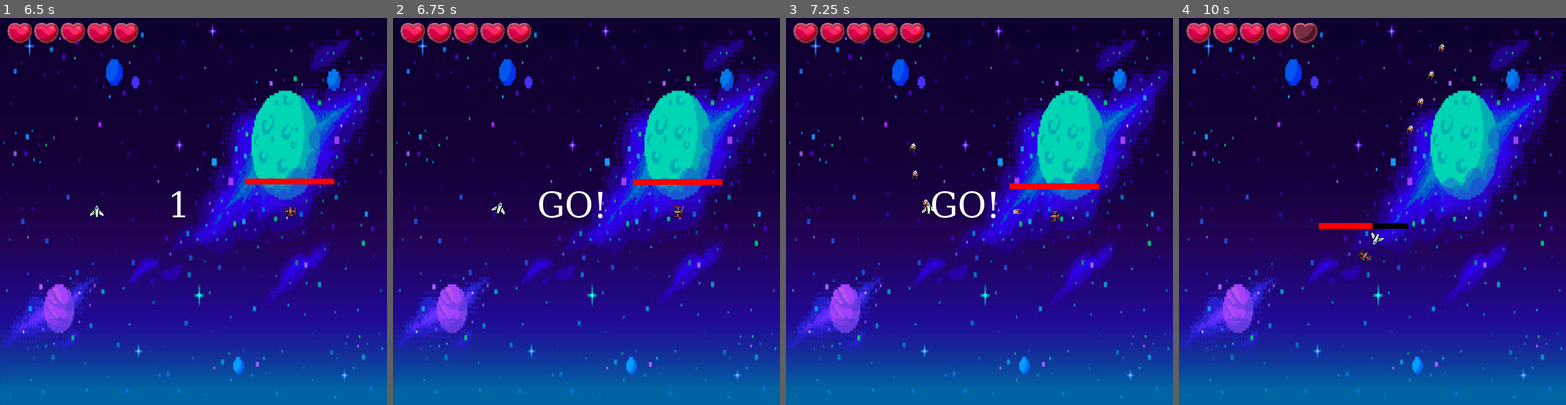
Above: before the commit, frames 1-4 (left to right).
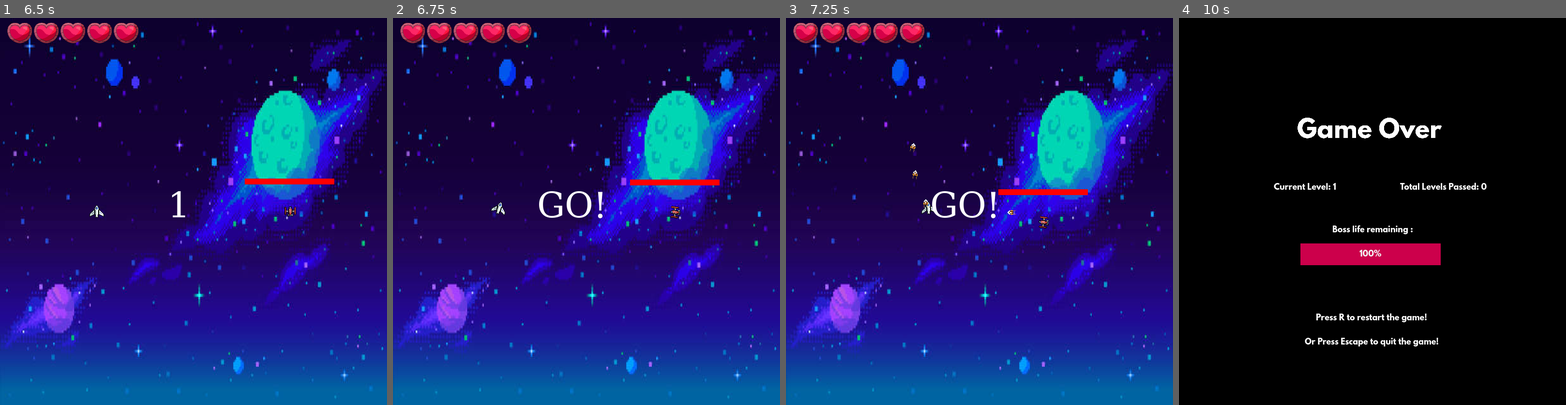
Above: after the commit, the same moments.

Repository: ChevalMonsieur/sae_projet_innov
Game: Godot game, scene res://scenes/main_menu.tscn
Same seed, same stepped clock (60 frames per second), same inputs: the game is played once before the commit and once after it.
Inputs (mouse positions are in pixels of both pictures, inside the frame that each line leads up to):
- Up to frame 1 (6.5 s): click "Play" at 0.5 s; tap Enter at 1.25, 2.75, 4.25 s; move the mouse to (278, 192) at 1.27 s; hold D 1.28-2.03 s; hold R 1.28-2.03 s; tap Space at 2, 3.5, 5 s; move the mouse to (116, 230) at 2.02 s; hold S 2.03-2.78 s; tap Z at 2.1 s; move the mouse to (232, 126) at 2.77 s; hold Q 2.78-3.53 s; hold D 2.78-4.28 s; move the mouse to (174, 288) at 3.52 s; tap R at 3.6 s; move the mouse to (309, 269) at 4.27 s; hold Z 4.28-5.03 s; hold S from 4.28 s (still down); move the mouse to (77, 153) at 5.02 s; tap Q at 5.1 s; move the mouse to (212, 211) at 5.77 s; hold R from 5.78 s (still down)
- Up to frame 2 (6.75 s): move the mouse to (528, 114) at 6.52 s; release S at 6.53 s; release R at 6.53 s; hold D from 6.53 s (still down); tap Z at 6.6 s
- Up to frame 3 (7.25 s): keep holding D
- Up to frame 4 (10 s): move the mouse to (1457, 192) at 7.27 s; hold Q 7.28-8.03 s; move the mouse to (1295, 230) at 8.02 s; tap R at 8.1 s; move the mouse to (1411, 126) at 8.77 s; release D at 8.78 s; hold Z 8.78-9.53 s; hold S from 8.78 s (still down); move the mouse to (1353, 288) at 9.52 s; tap Q at 9.6 s

Frame 1 is identical in both runs. In frame 2, 0.2% of the frame differs, in the area x 61-86%, y 41-52%; in frame 3, 0.8%; in frame 4, 100%, in the area x 0-100%, y 0-100%.
Error in both runs: Invalid access to property or key 'player' on a base object of type 'Nil'. (res://scripts/boss.gd:62)

Commit message:
game design

Diff:
--- a/projet_godot/scripts/boss.gd
+++ b/projet_godot/scripts/boss.gd
@@ -134,51 +134,85 @@
 	match GameManager.current_round:
 		1:
 			sprite.play("boss_1")
-			max_shield = 5
-			cooldown_bullet = 5
-			shield = max_shield
-			speed = 70
+			max_shield = 20
+			cooldown_bullet = 0.5
+			shield = max_shield
+			speed = 110
 			find_child("CollisionShape2D").shape.size = Vector2(4.8, 4.4)
+
 		2:
 			sprite.play("boss_2")
+			max_shield = GameManager.current_round * 15
+			cooldown_bullet = 0.5 / GameManager.current_round
+			shield = max_shield
+			speed = 100
+
+			find_child("CollisionShape2D").shape.size = Vector2(7.2, 7.8)
+
+			var lance_missile_1: LanceMissile = lance_missile_scene.instantiate()
+			var lance_missile_2: LanceMissile = lance_missile_scene.instantiate()
+			var lance_missile_3: LanceMissile = lance_missile_scene.instantiate()
+			lance_missile_1.position = Vector2(-15, -1)
+			lance_missile_2.position = Vector2(15, -1)
+			lance_missile_3.position = Vector2(15, -1)
+			lance_missile_1.timer_cooldown = 0.55
+			lance_missile_2.timer_cooldown = 0.55
+			lance_missile_3.timer_cooldown = 0.55
+			lance_missile_1.rotation_speed = 0.010
+			lance_missile_2.rotation_speed = 0.010
+			lance_missile_3.rotation_speed = 0.010
+			add_child(lance_missile_1)
+			add_child(lance_missile_2)
+			add_child(lance_missile_3)
+		3:
+			sprite.play("boss_3")
+			max_shield = GameManager.current_round * 13
+			cooldown_bullet = 5
+			shield = max_shield
+			speed = min(GameManager.current_round * 50, 130)
+
+			find_child("CollisionShape2D").shape.size = Vector2(11.2, 4.4)
+
+			var lance_missile_1: LanceMissile = lance_missile_scene.instantiate()
+			var lance_missile_2: LanceMissile = lance_missile_scene.instantiate()
+			lance_missile_1.position = Vector2(-26, -8)
+			lance_missile_2.position = Vector2(26, -8)
+			lance_missile_1.timer_cooldown = 0.5
+			lance_missile_2.timer_cooldown = 0.5
+			add_child(lance_missile_1)
+			add_child(lance_missile_2)
+		4:
+			sprite.play("boss_4")
+			cooldown_bullet = 3
 			max_shield = GameManager.current_round * 10
 			cooldown_bullet = 0.5 / GameManager.current_round
 			shield = max_shield
 			speed = 90
 
-			find_child("CollisionShape2D").shape.size = Vector2(7.2, 7.8)
-
-			var lance_missile_1: LanceMissile = lance_missile_scene.instantiate()
-			var lance_missile_2: LanceMissile = lance_missile_scene.instantiate()
-			lance_missile_1.position = Vector2(-15, -1)
-			lance_missile_2.position = Vector2(15, -1)
-			add_child(lance_missile_1)
-			add_child(lance_missile_2)
-		3:
-			sprite.play("boss_3")
-			max_shield = GameManager.current_round * 10
-			cooldown_bullet = 110
-			shield = max_shield
-			speed = min(GameManager.current_round * 50, 200)
-
-			find_child("CollisionShape2D").shape.size = Vector2(11.2, 4.4)
-
-			var lance_missile_1: LanceMissile = lance_missile_scene.instantiate()
-			var lance_missile_2: LanceMissile = lance_missile_scene.instantiate()
-			lance_missile_1.position = Vector2(-26, -8)
-			lance_missile_2.position = Vector2(26, -8)
-			lance_missile_1.timer_cooldown = 1
-			lance_missile_2.timer_cooldown = 1
-			add_child(lance_missile_1)
-			add_child(lance_missile_2)
-		4:
-			sprite.play("boss_4")
-			max_shield = GameManager.current_round * 10
-			cooldown_bullet = 0.5 / GameManager.current_round
-			shield = max_shield
-			speed = 90
-
 			find_child("CollisionShape2D").shape.size = Vector2(14.4, 17.4)
+
+			var lance_missile_1: LanceMissile = lance_missile_scene.instantiate()
+			var lance_missile_2: LanceMissile = lance_missile_scene.instantiate()
+			var lance_missile_3: LanceMissile = lance_missile_scene.instantiate()
+			lance_missile_1.position = Vector2(-30, -6)
+			lance_missile_2.position = Vector2(30, -6)
+			lance_missile_3.position = Vector2(-19, -36)
+			lance_missile_1.timer_cooldown = 3
+			lance_missile_2.timer_cooldown = 3
+			lance_missile_3.timer_cooldown = 3
+			lance_missile_1.rotation_speed = 0.013
+			lance_missile_2.rotation_speed = 0.013
+			lance_missile_3.rotation_speed = 0.013
+			add_child(lance_missile_1)
+			add_child(lance_missile_2)
+			add_child(lance_missile_3)
+		5:
+			sprite.play("boss_5")
+			cooldown_bullet = 0.2
+			max_shield = GameManager.current_round * 15
+			shield = max_shield
+			speed = 80
+			find_child("CollisionShape2D").shape.size = Vector2(14.4, 20)
 
 			var lance_missile_1: LanceMissile = lance_missile_scene.instantiate()
 			var lance_missile_2: LanceMissile = lance_missile_scene.instantiate()
@@ -188,21 +222,18 @@
 			lance_missile_2.position = Vector2(30, -6)
 			lance_missile_3.position = Vector2(-19, -36)
 			lance_missile_4.position = Vector2(19, -36)
-			lance_missile_1.rotation_speed = 0.02
-			lance_missile_2.rotation_speed = 0.02
-			lance_missile_3.rotation_speed = 0.02
-			lance_missile_4.rotation_speed = 0.02
+			lance_missile_1.timer_cooldown = 5
+			lance_missile_2.timer_cooldown = 5
+			lance_missile_3.timer_cooldown = 5
+			lance_missile_4.timer_cooldown = 5
+			lance_missile_1.rotation_speed = 0.016
+			lance_missile_2.rotation_speed = 0.016
+			lance_missile_3.rotation_speed = 0.016
+			lance_missile_4.rotation_speed = 0.016
 			add_child(lance_missile_1)
 			add_child(lance_missile_2)
 			add_child(lance_missile_3)
 			add_child(lance_missile_4)
-		5:
-			sprite.play("boss_5")
-			max_shield = GameManager.current_round * 10
-			cooldown_bullet = 0.5 / GameManager.current_round
-			shield = max_shield
-			speed = 100
-			find_child("CollisionShape2D").shape.size = Vector2(14.4, 20)
 		_:
 			sprite.play("boss_5")
 			max_shield = GameManager.current_round * 10
@@ -210,6 +241,8 @@
 			shield = max_shield
 			speed = min(GameManager.current_round * 50, 200)
 			find_child("CollisionShape2D").shape.size = Vector2(14.4, 20)
+
+
 	if GameManager.instance and GameManager.instance.ui:
 		GameManager.instance.ui.update_boss_health_bar(shield, max_shield)
 
--- a/projet_godot/scripts/game_manager.gd
+++ b/projet_godot/scripts/game_manager.gd
@@ -57,7 +57,7 @@
 			current_state = state_before_pause
 
 func new_round() -> void:
-	current_round += 1
+	current_round += 4
 	player.new_round()
 	boss.new_round()
 	GameManager.instance.ui.update_boss_health_bar($boss.shield, $boss.max_shield)
